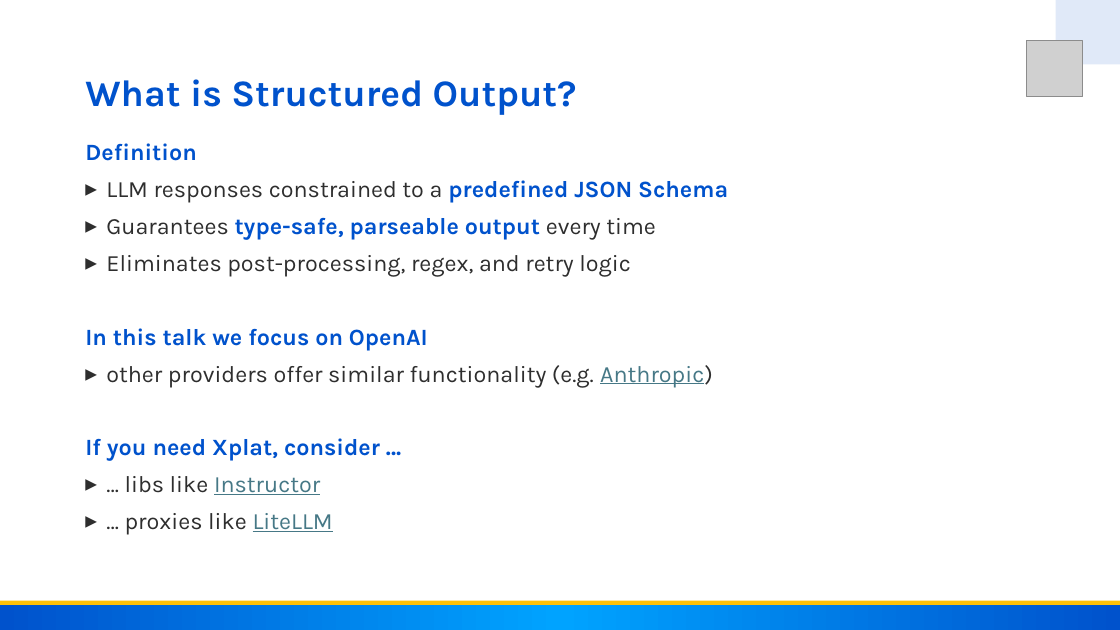
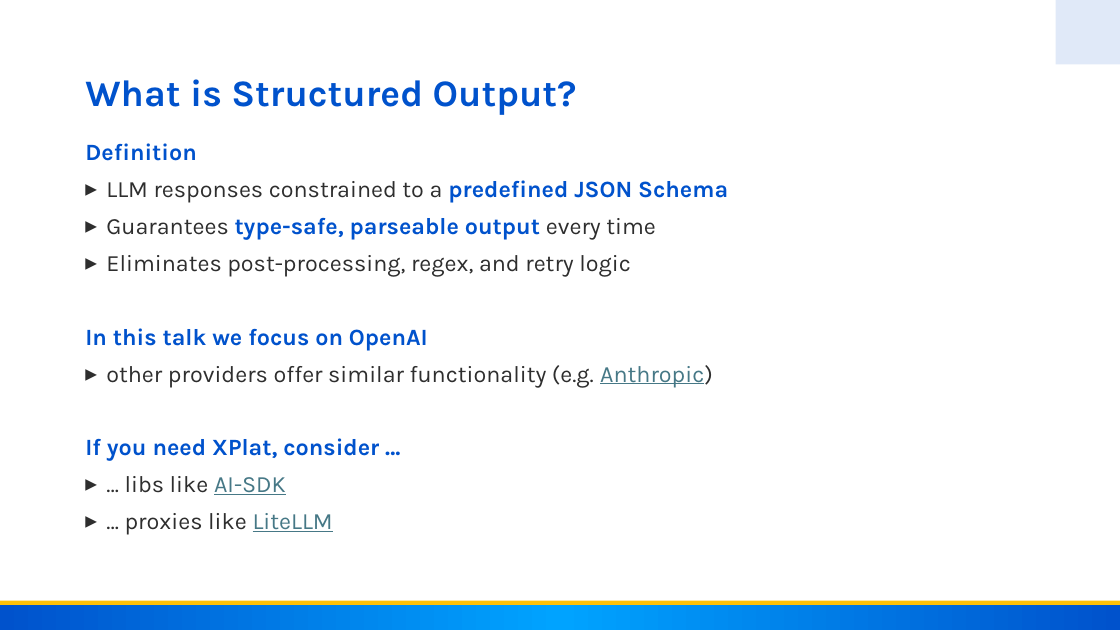
Before and after one commit to rstropek/openai-structured-outputs, a slide deck: slide 4 of StructuredOutputsPresentation.pptx (slide 3 before the commit). Drawn at 1120x630 pixels with LibreOffice and Linux fonts; fonts in the diff are those of the drawing; grey boxes stand for pictures. Boxes give left, top, right and bottom in pixels: in the first picture for what was removed or moved away, otherwise in the second. Text is boxed around its words. In the diff, an @@ line names an element or a change of style, - is before the commit and + after.

```diff
--- a/StructuredOutputsPresentation.pptx
+++ b/StructuredOutputsPresentation.pptx
@@ picture removed at (1027,41,1083,97) @@
@@ text at (85,438,379,495): text changed @@
-If you need Xplat, consider …
-▸ … libs like Instructor
+If you need XPlat, consider …
+▸ … libs like AI-SDK
```
Also in this commit, not shown: 6 other slides changed, 11 other files.
